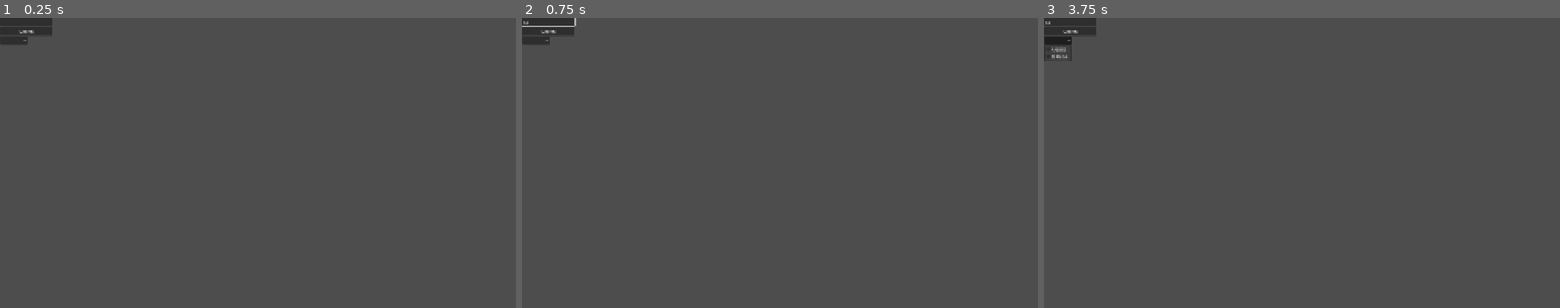
Above: before the commit, frames 1-3 (left to right).
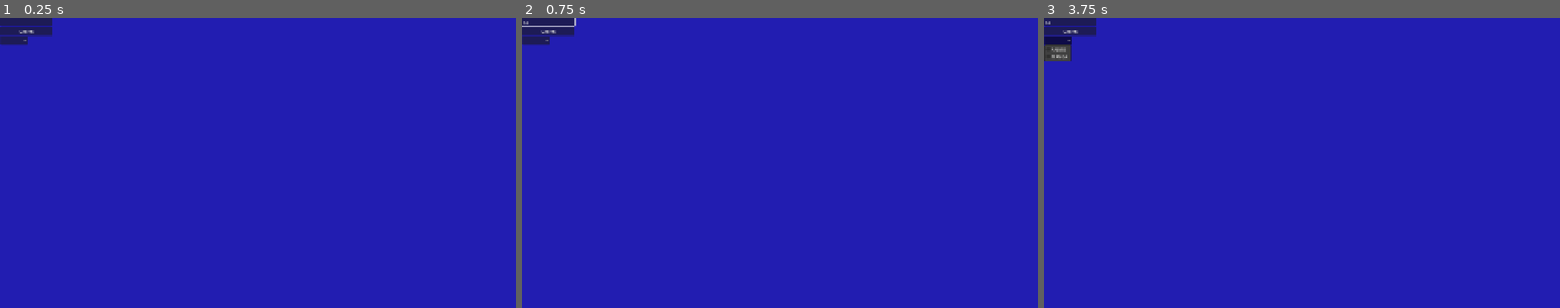
Above: after the commit, the same moments.

Repository: ragingburger1243/AniSearch
Game: Godot game, scene res://main.tscn
Same seed, same stepped clock (60 frames per second), same inputs: the game is played once before the commit and once after it.
Inputs (mouse positions are in pixels of both pictures, inside the frame that each line leads up to):
- Up to frame 1 (0.25 s): no input
- Up to frame 2 (0.75 s): click (547, 20) at 0.52 s; type "12" at 0.6 s
- Up to frame 3 (3.75 s): click "Search" at 1.25 s; click "Search" at 2 s; click "Search" at 2.75 s; click (1059, 41) at 3.5 s

The runs differ from the first frame. In frame 1, 100% of the frame differs, in the area x 0-100%, y 0-100%; in frame 2, 100%; in frame 3, 100%.
Error before the commit: Invalid access to property or key 'data' on a base object of type 'Nil'. (res://Main.gd:41)
Error after the commit: Invalid access to property or key 'data' on a base object of type 'Nil'. (res://Main.gd:49)

Commit message:
1.1.1
added. anilist link, description, genres

Diff:
--- a/Main.gd
+++ b/Main.gd
@@ -10,6 +10,9 @@
 @onready var label_status = $"VBoxContainer2/Label (status)"
 @onready var texture_rect = $VBoxContainer3/TextureRect
 @onready var option_button = $OptionButton
+@onready var description_text = $"VBoxContainer4/ScrollContainer/Label (description)"
+@onready var label_link = $VBoxContainer2/LinkButton
+@onready var label_genres = $"VBoxContainer2/Label (genres)"
 var image = ""
 var text_option = ""
 var count_type
@@ -28,8 +31,13 @@
 	print(text_option)
 	count_type = "episodes" if text_option == "ANIME" else "chapters"
 
-	var main_dict = {"query": "query ($name: String) { Media(search: $name, type: " + text_option + ") { title { romaji english } " + count_type + " averageScore status coverImage { large } }  }", "variables":{"name": text}}
-	httprequest.request("https://graphql.anilist.co", ["Content-Type: application/json"], HTTPClient.METHOD_POST,JSON.stringify(main_dict))
+	var main_dict = {"query": "query ($name: String) { Media(search: $name, type: " + text_option + ") { title { romaji english } " + count_type + " averageScore status coverImage { large } description siteUrl genres }  }", "variables":{"name": text}}
+	if text == "":
+		lineEdit.text = "ERROR"
+		return
+
+	else:
+		httprequest.request("https://graphql.anilist.co", ["Content-Type: application/json"], HTTPClient.METHOD_POST,JSON.stringify(main_dict))
 
 
 
@@ -38,15 +46,24 @@
 func _on_http_request_request_completed(result: int, response_code: int, headers: PackedStringArray, body: PackedByteArray) -> void:
 	var new_body = body.get_string_from_utf8()
 	var dict = JSON.parse_string(new_body)
-	if dict["data"]["Media"] == null:
+	var desc = str(dict["data"]["Media"]["description"])
+	desc = desc.replace("<br>", "\n")
+	desc = desc.replace("<i>", "")
+	desc = desc.replace("</i>", "")
+
+	if dict["data"]["Media"]["title"]["english"] == null:
 		lineEdit.text = "ERROR"
 	else:
-		print(dict)
+		print(dict["data"]["Media"]["genres"])
 		label_title.text =  "ENGLISH TITLE: " + dict["data"]["Media"]["title"]["english"]
 		label_episodes.text =  count_type.to_upper() + " COUNT: " + str(dict["data"]["Media"][count_type])
 		label_score.text = "SCORE:  " + str(dict["data"]["Media"]["averageScore"])
 		label_status.text = "STATUS: " + str(dict["data"]["Media"]["status"])
+		description_text.text = "DESCRIPTION: " + desc
 		image = dict["data"]["Media"]["coverImage"]["large"]
+		label_genres.text = "GENRES: " + ", ".join(dict["data"]["Media"]["genres"])
+		label_link.text = "ANILIST LINK"
+		label_link.uri = dict["data"]["Media"]["siteUrl"]
 		httprequestimage.request(image)
 
 
--- a/main.tscn
+++ b/main.tscn
@@ -46,6 +46,13 @@
 [node name="Label (status)" type="Label" parent="VBoxContainer2" unique_id=1821383118]
 layout_mode = 2
 
+[node name="LinkButton" type="LinkButton" parent="VBoxContainer2" unique_id=1880522671]
+layout_mode = 2
+
+[node name="Label (genres)" type="Label" parent="VBoxContainer2" unique_id=730202431]
+layout_mode = 2
+autowrap_mode = 2
+
 [node name="VBoxContainer3" type="VBoxContainer" parent="." unique_id=1163309219]
 layout_mode = 0
 offset_left = 671.0
@@ -68,6 +75,23 @@
 popup/item_1/text = "MANGA"
 popup/item_1/id = 1
 
+[node name="VBoxContainer4" type="VBoxContainer" parent="." unique_id=274778978]
+layout_mode = 0
+offset_left = 1.0
+offset_top = 277.0
+offset_right = 121.0
+offset_bottom = 339.0
+
+[node name="ScrollContainer" type="ScrollContainer" parent="VBoxContainer4" unique_id=475594796]
+custom_minimum_size = Vector2(300, 200)
+layout_mode = 2
+
+[node name="Label (description)" type="Label" parent="VBoxContainer4/ScrollContainer" unique_id=1485731921]
+layout_mode = 2
+size_flags_horizontal = 3
+theme_override_font_sizes/font_size = 16
+autowrap_mode = 2
+
 [connection signal="pressed" from="VBoxContainer/Button" to="." method="_on_button_pressed"]
 [connection signal="request_completed" from="VBoxContainer/HTTPRequest" to="." method="_on_http_request_request_completed"]
 [connection signal="request_completed" from="VBoxContainer/HTTPRequest2" to="." method="_on_http_request_2_request_completed"]
--- a/project.godot
+++ b/project.godot
@@ -28,3 +28,4 @@
 [rendering]
 
 rendering_device/driver.windows="d3d12"
+environment/defaults/default_clear_color=Color(0.13467997, 0.11259977, 0.69588494, 1)
